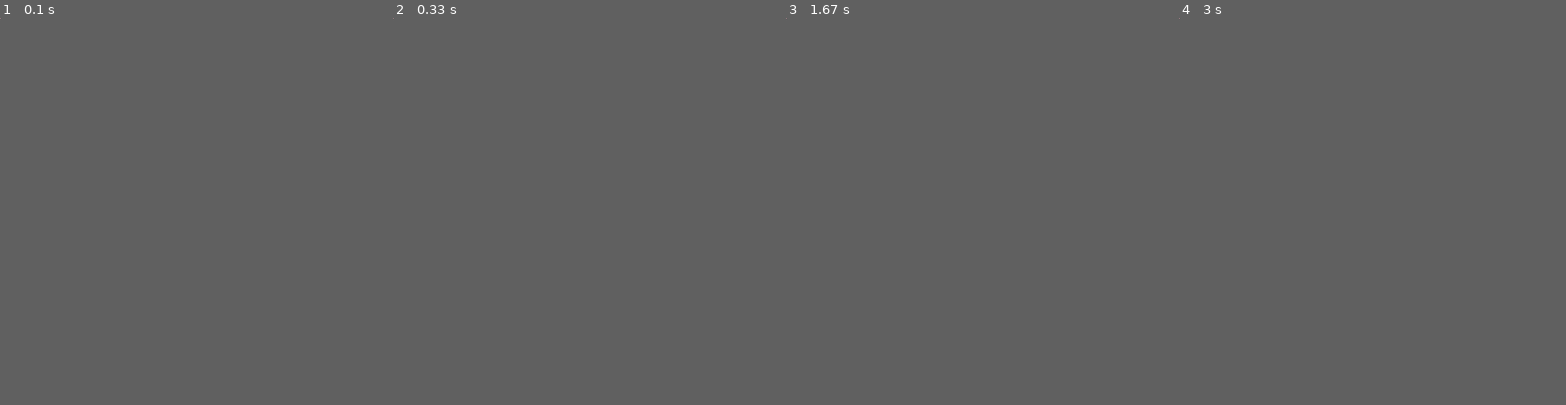
Above: before the commit, frames 1-4 (left to right).
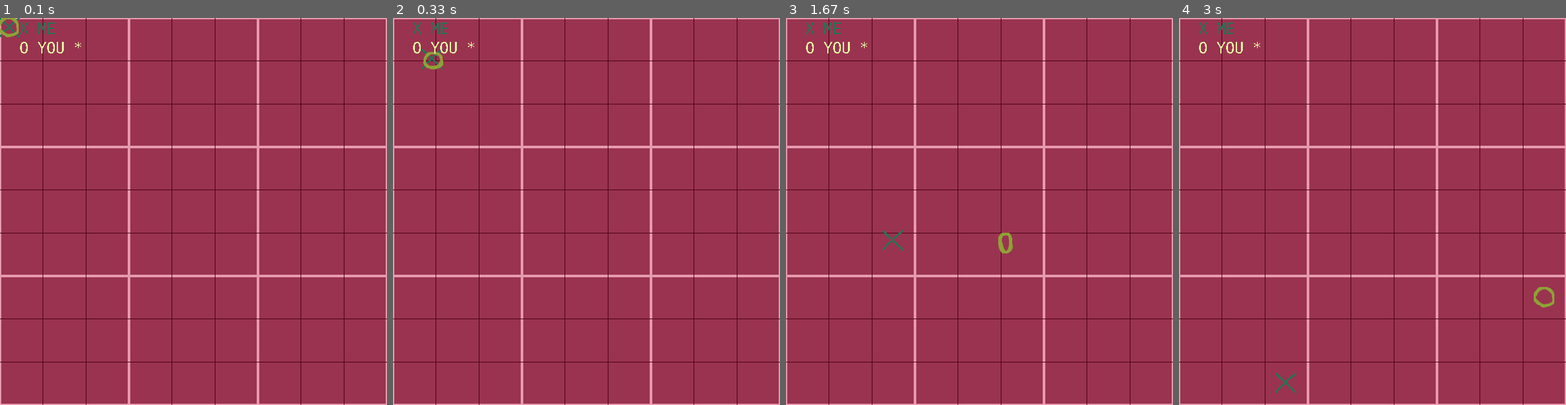
Above: after the commit, the same moments.

Repository: fractal13/4h-uttt-05
Game: pygame game, started from src/uttt_pygame.py
The game is run twice, just before and just after one commit, with the same random seed, the same clock (stepped at 60 frames per second) and the same inputs. The source is Python 2; it was converted automatically to run under Python 3.
Inputs (mouse positions are in pixels of both pictures, inside the frame that each line leads up to):
- Up to frame 1 (0.1 s): no input
- Up to frame 2 (0.33 s): no input
- Up to frame 3 (1.67 s): click (979, 211) at 0.38 s
- Up to frame 4 (3 s): no input
In our replay, the window is 1x1 before the commit and 600x600 after it. These sizes can differ from the game's own. Grey fills any space a smaller window leaves; there, only what the larger window draws over its background counts as a difference.

The runs differ from the first frame. In frame 1, 6.2% of the frame differs, in the area x 0-100%, y 0-100%; in frame 2, 6.2%; in frame 3, 6.3%; in frame 4, 6.3%.

Commit message:
moving pieces;  must click in unplayed location

Diff:
--- a/src/uttt_pygame.py
+++ b/src/uttt_pygame.py
@@ -2,6 +2,7 @@
 from pygame_game import PygameGame
 import pygame, pygame.locals
 import uttt_data
+import random
 
 # colors
 very_light_background = (231, 154, 175)
@@ -22,19 +23,53 @@
 dark_player_o = (103, 123, 20)
 very_dark_player_o = (66, 82, 0)
 
+PIECE_START = 0
+PIECE_MOVE = 1
+PIECE_DONE = 2
+
+
 class UTTTGame(PygameGame):
 
     def __init__(self, width_px, height_px, frames_per_second, data, send_queue):
         # PygameGame sets self.width and self.height
         PygameGame.__init__(self, "Ultimate Tic Tac Toe", width_px, height_px, frames_per_second)
         pygame.font.init()
-        self.font = pygame.font.SysFont("Courier New", 14)
+        self.font = pygame.font.SysFont("Deja Vu Sans Mono", 24)
         self.data = data
         self.send_queue = send_queue
 
         self.blink_dir   = 1
         self.blink_value = 0
         self.blink_max   = frames_per_second
+
+        # for piece movement
+        self.piece_location    = [ [ [0, 0, PIECE_START] for pos in range(9)] for bor in range(9) ]
+        self.piece_destination = []
+        w0 = self.width/3
+        h0 = self.height/3
+        for board in range(9):
+            dsts = []
+            x0 = (board % 3) * w0
+            y0 = (board / 3) * h0
+            for position in range(9):
+                col = position % 3
+                row = position / 3
+                x = x0 + int((col + .5) * w0/3)
+                y = y0 + int((row + .5) * h0/3)
+                dsts.append( (x, y) )
+            self.piece_destination.append(dsts)
+
+        self.x_images = []
+        for i in range(4):
+            self.x_images.append( pygame.image.load("XPiece%d.png" % (i,)) )
+        self.x_image_i = 0
+        self.x_image_multiplier = 10
+
+        self.o_images = []
+        for i in range(12):
+            self.o_images.append( pygame.image.load("OPiece%d.png" % (i,)) )
+        self.o_image_i = 0
+        self.o_image_multiplier = 3
         return
 
     def handle_state(self):
@@ -87,8 +122,40 @@
 
         return
 
+    def handle_moving_pieces(self):
+        for board in range(9):
+            for position in range(9):
+                if (self.piece_location[board][position][2] == PIECE_START and
+                    self.data.GetMarker(board, position) != uttt_data.PLAYER_N):
+                    self.piece_location[board][position][2] = PIECE_MOVE
+                if self.piece_location[board][position][2] == PIECE_MOVE:
+                    x0 = self.piece_location[board][position][0]
+                    y0 = self.piece_location[board][position][1]
+                    x1 = self.piece_destination[board][position][0]
+                    y1 = self.piece_destination[board][position][1]
+                    r = random.randrange(3) + 6
+                    if x0 < x1:
+                        self.piece_location[board][position][0] = x0 + r
+                        if self.piece_location[board][position][0] > x1:
+                            self.piece_location[board][position][0] = x1
+                    r = random.randrange(3) + 6
+                    if y0 < y1:
+                        self.piece_location[board][position][1] = y0 + r
+                        if self.piece_location[board][position][1] > y1:
+                            self.piece_location[board][position][1] = y1
+                    if x0 >= x1 and y0 >= y1:
+                        self.piece_location[board][position][2] = PIECE_DONE
+        return
+
     def game_logic(self, keys, newkeys, buttons, newbuttons, mouse_position):
         self.handle_state()
+        self.handle_moving_pieces()
+        self.x_image_i += 1
+        if self.x_image_i >= len(self.x_images) * self.x_image_multiplier:
+            self.x_image_i = 0
+        self.o_image_i += 1
+        if self.o_image_i >= len(self.o_images) * self.o_image_multiplier:
+            self.o_image_i = 0
 
         if 1 in newbuttons:
             if self.data.GetNextPlayer() != self.data.GetPlayer():
@@ -102,7 +169,11 @@
             position = 3 * (row % 3) + (col % 3)
 
             if self.data.GetNextBoard() != board and self.data.GetNextBoard() != uttt_data.BOARD_ANY:
-                # not correct place
+                # not correct board
+                return
+
+            if self.data.GetMarker(board, position) != uttt_data.PLAYER_N:
+                # empty position
                 return
 
             if self.data and self.send_queue:
@@ -178,40 +249,56 @@
 
         # markers
         for position in range(9):
-            col = position % 3
-            row = position / 3
-            x = x0 + int((col + .5) * w0/3)
-            y = y0 + int((row + .5) * h0/3)
+            x = self.piece_location[board][position][0]
+            y = self.piece_location[board][position][1]
             marker = self.data.GetMarker(board, position)
             if marker == uttt_data.PLAYER_X:
-                pygame.draw.circle(surface, player_x_color, (x, y), 5)
+                if self.piece_location[board][position][2] == PIECE_MOVE:
+                    i = self.x_image_i/self.x_image_multiplier
+                else:
+                    i = 0
+                (ww, hh) = self.x_images[i].get_size()
+                surface.blit(self.x_images[i], (x-ww/2, y-hh/2))
+                #pygame.draw.circle(surface, player_x_color, (x, y), 5)
             elif marker == uttt_data.PLAYER_O:
-                pygame.draw.circle(surface, player_o_color, (x, y), 5)
+                if self.piece_location[board][position][2] == PIECE_MOVE:
+                    i = self.o_image_i/self.o_image_multiplier
+                else:
+                    i = 0
+                (ww, hh) = self.o_images[i].get_size()
+                surface.blit(self.o_images[i], (x-ww/2, y-hh/2))
+                #pygame.draw.circle(surface, player_o_color, (x, y), 5)
 
         return
 
     def paint_game_info(self, surface):
         my_turn = self.data.GetPlayer() == self.data.GetNextPlayer()
         player = self.data.GetPlayer()
+        player_extra = ""
+        opponent_extra = ""
         if player == uttt_data.PLAYER_X:
             opponent = uttt_data.PLAYER_O
             if my_turn:
                 player_color = very_light_player_x
                 opponent_color = normal_player_o
+                player_extra = " * "
             else:
                 player_color = normal_player_x
                 opponent_color = very_light_player_o
+                opponent_extra = " * "
         else:
             opponent = uttt_data.PLAYER_X
             if my_turn:
                 player_color = very_light_player_o
                 opponent_color = normal_player_x
+                player_extra = " * "
             else:
                 player_color = normal_player_o
                 opponent_color = very_light_player_x
-
-        self.drawTextLeft(surface, player + " " + self.data.GetPlayerName(), 30, 30, self.font, player_color)
-        self.drawTextLeft(surface, opponent + " " + self.data.GetOpponentName(), 30, 50, self.font, opponent_color)
+                opponent_extra = " * "
+
+        self.drawTextLeft(surface, player + " " + self.data.GetPlayerName() + player_extra , 30, 30, self.font, player_color)
+        self.drawTextLeft(surface, opponent + " " + self.data.GetOpponentName() + opponent_extra, 30, 60, self.font, opponent_color)
         return
 
     def paint(self, surface):
@@ -269,4 +356,11 @@
     return
 
 if __name__ == "__main__":
-    uttt_pygame_main(UTTTData(), None)
+    data = UTTTData()
+    data.SetState(uttt_data.STATE_SHOW_GAME)
+    data.SetBoardMarker(6, 8, uttt_data.PLAYER_X)
+    data.SetBoardMarker(8, 2, uttt_data.PLAYER_O)
+    data.SetNextTurn(4, uttt_data.PLAYER_O)
+    data.SetThisPlayer(uttt_data.PLAYER_X, "ME")
+    data.SetOtherPlayer("YOU")
+    uttt_pygame_main(data, None)
Binary file added: images/OPiece0.png
Binary file added: images/OPiece1.png
Binary file added: images/OPiece2.png
Binary file added: images/OPiece3.png
Binary file added: images/OPiece4.png
Binary file added: images/OPiece5.png
Binary file added: images/OPiece6.png
Binary file added: images/XPiece0.png
Binary file added: images/XPiece1.png
Binary file added: images/XPiece2.png
Binary file added: src/OPiece0.png
Binary file added: src/OPiece1.png
(and 16 more such lines)
